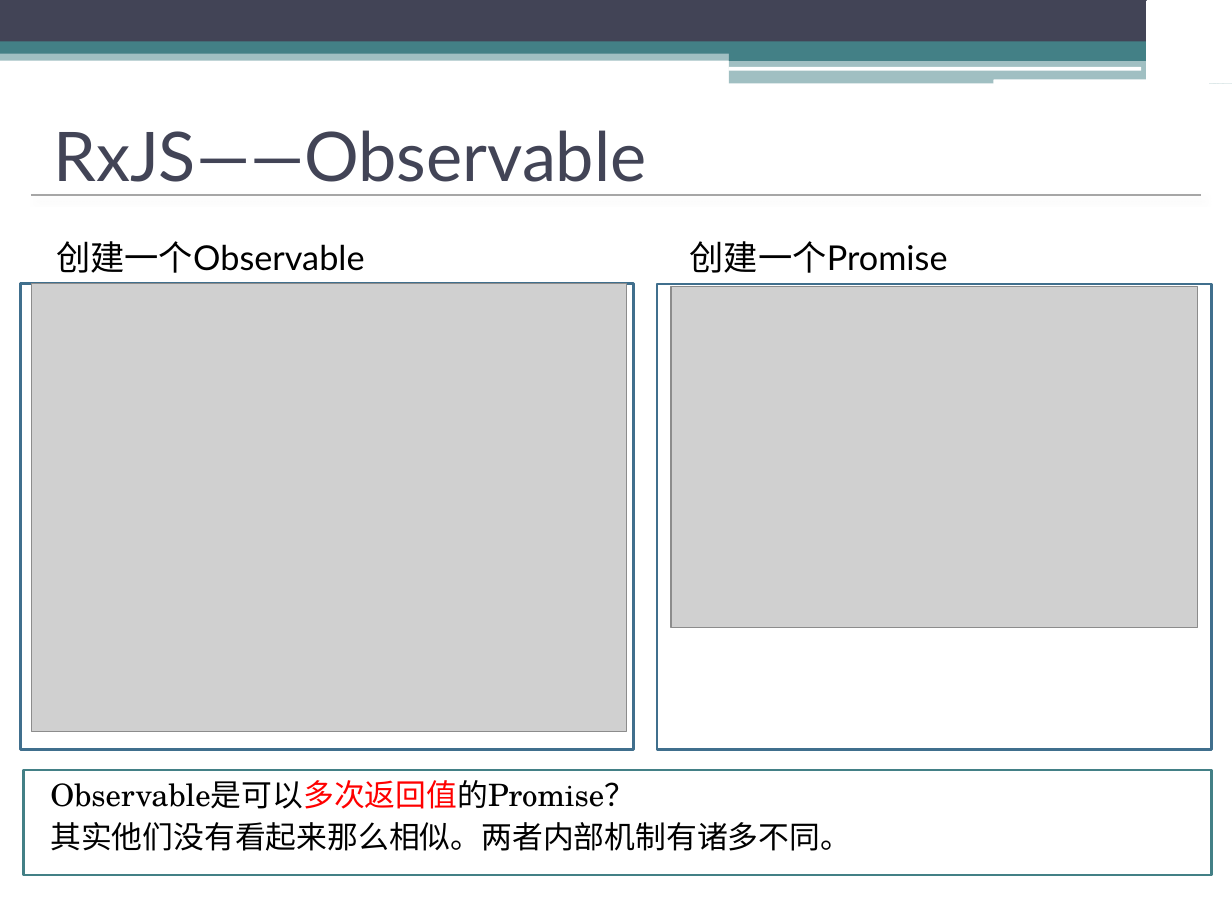
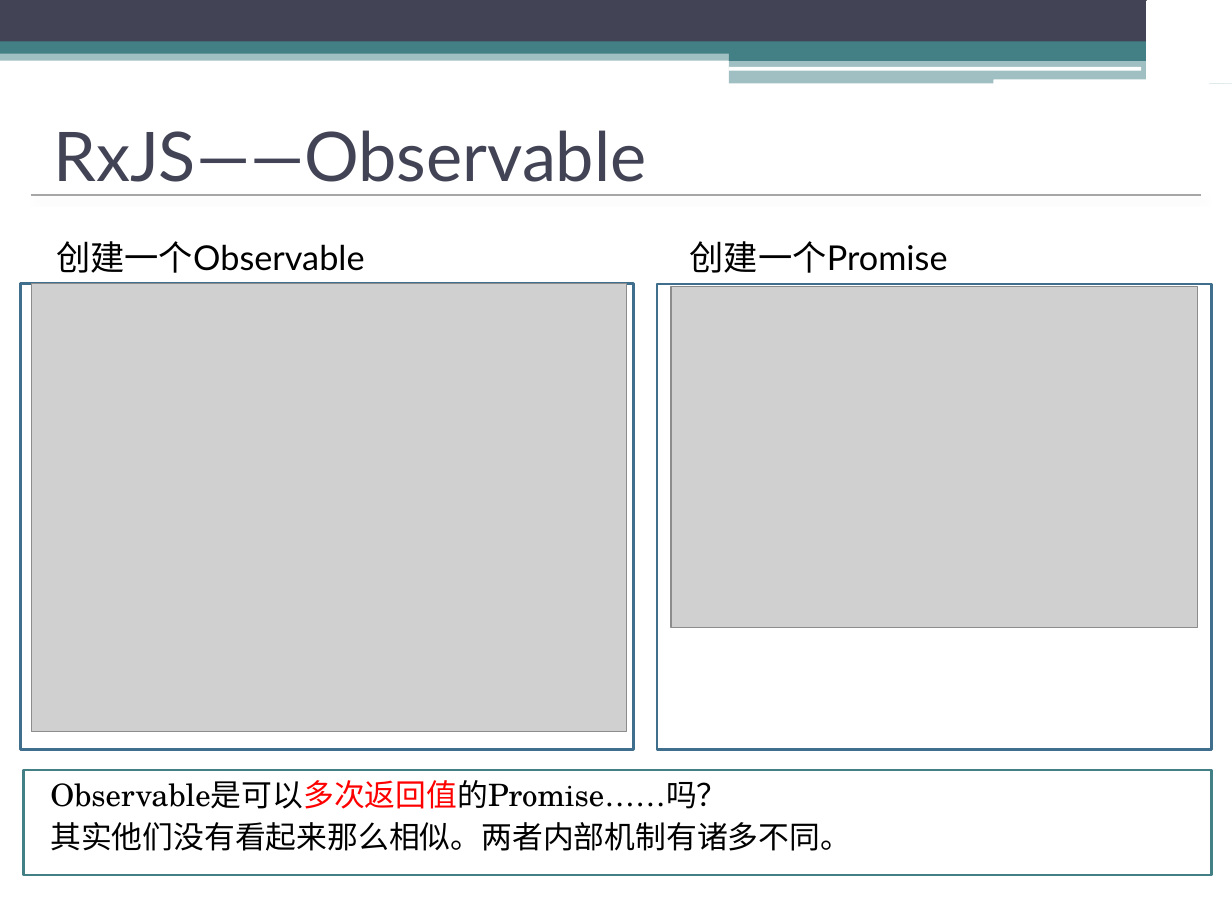
Before and after one commit to watermoonlx/rxjs_demo, a slide deck: slide 12 of Rxjs分享/New Microsoft PowerPoint Presentation.pptx. Drawn at 1232x924 pixels with LibreOffice and Linux fonts; fonts in the diff are those of the drawing; grey boxes stand for pictures; background and template pictures are left out. Boxes give left, top, right and bottom in pixels: in the first picture for what was removed or moved away, otherwise in the second. Text is boxed around its words. In the diff, an @@ line names an element or a change of style, - is before the commit and + after.

```diff
--- a/Rxjs分享/New Microsoft PowerPoint Presentation.pptx
+++ b/Rxjs分享/New Microsoft PowerPoint Presentation.pptx
@@ text at box(50, 780, 727, 809): text changed @@
-Observable是可以多次返回值的Promise？
+Observable是可以多次返回值的Promise……吗？
```
Also in this commit, not shown: 1 other slide changed, 1 other file.
